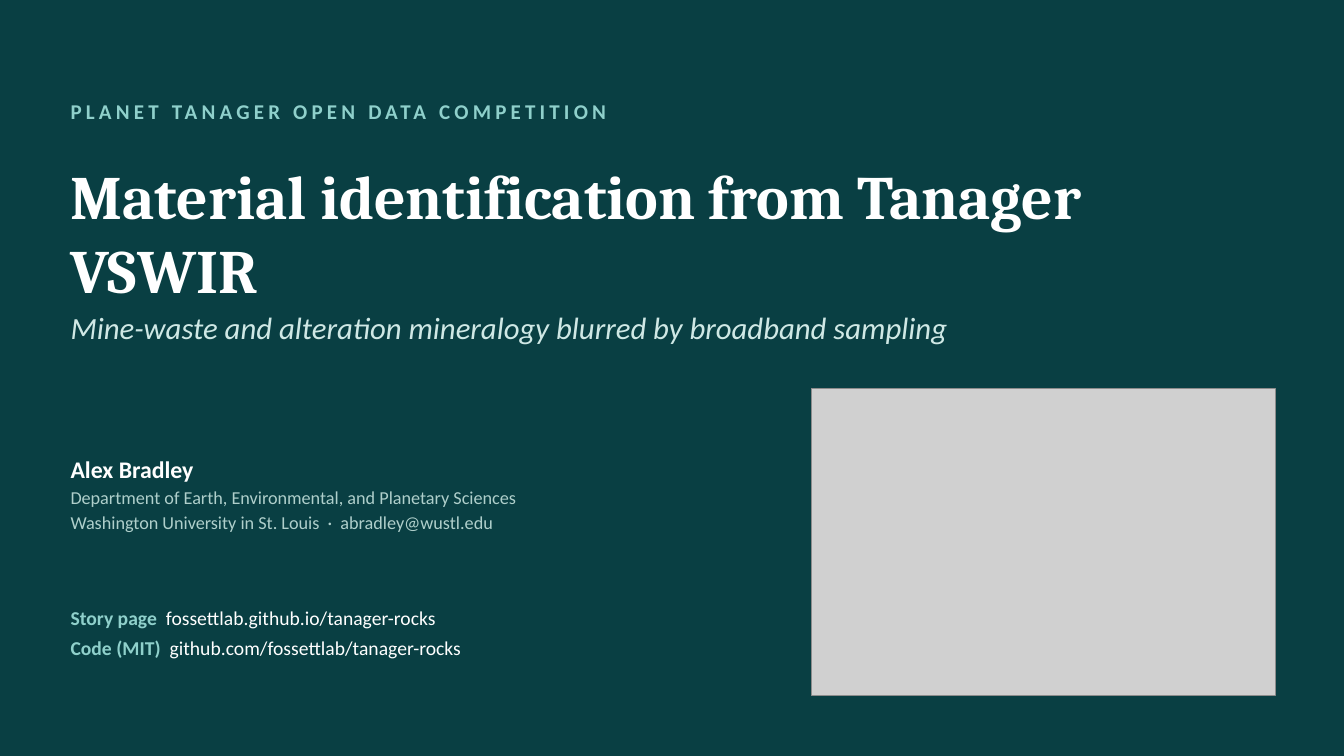
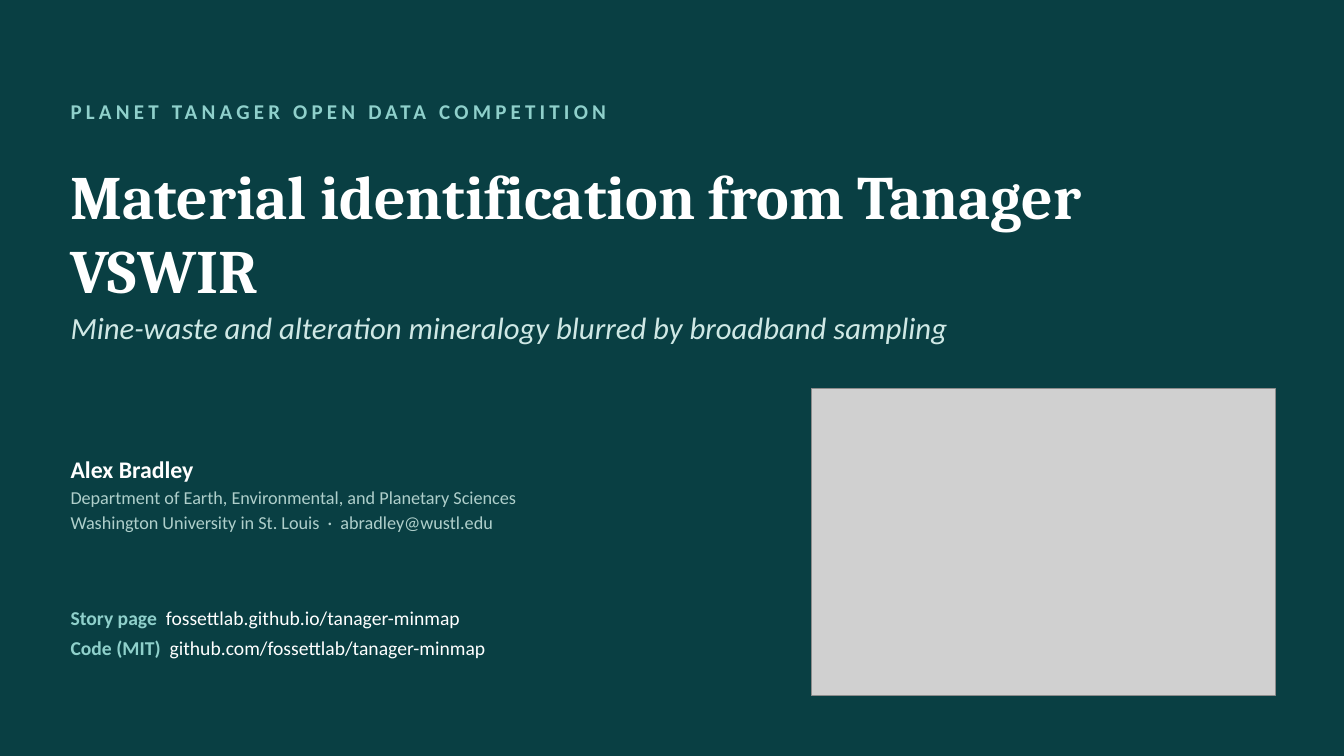
Before and after one commit to fossettlab/tanager-minmap, a slide deck: slide 1 of submission/tanager_minmap_deck.pptx. Drawn at 1344x756 pixels with LibreOffice and Linux fonts; fonts in the diff are those of the drawing; grey boxes stand for pictures. Boxes give left, top, right and bottom in pixels: in the first picture for what was removed or moved away, otherwise in the second. Text is boxed around its words. In the diff, an @@ line names an element or a change of style, - is before the commit and + after.

Commit message:
Rebuild the deck and memo under the tanager-minmap name

```diff
--- a/submission/tanager_minmap_deck.pptx
+++ b/submission/tanager_minmap_deck.pptx
@@ text at <box>71,611,486,659</box>: text changed @@
-Story page fossettlab.github.io/tanager-rocks
-Code (MIT) github.com/fossettlab/tanager-rocks
+Story page fossettlab.github.io/tanager-minmap
+Code (MIT) github.com/fossettlab/tanager-minmap
```
Also in this commit, not shown: 8 other slides changed, 1 other file.
